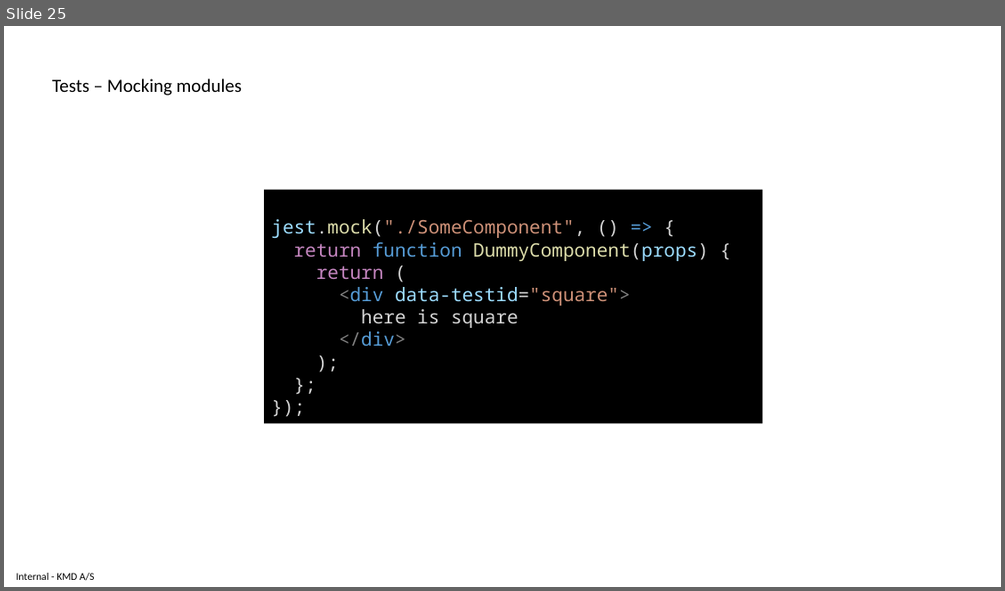
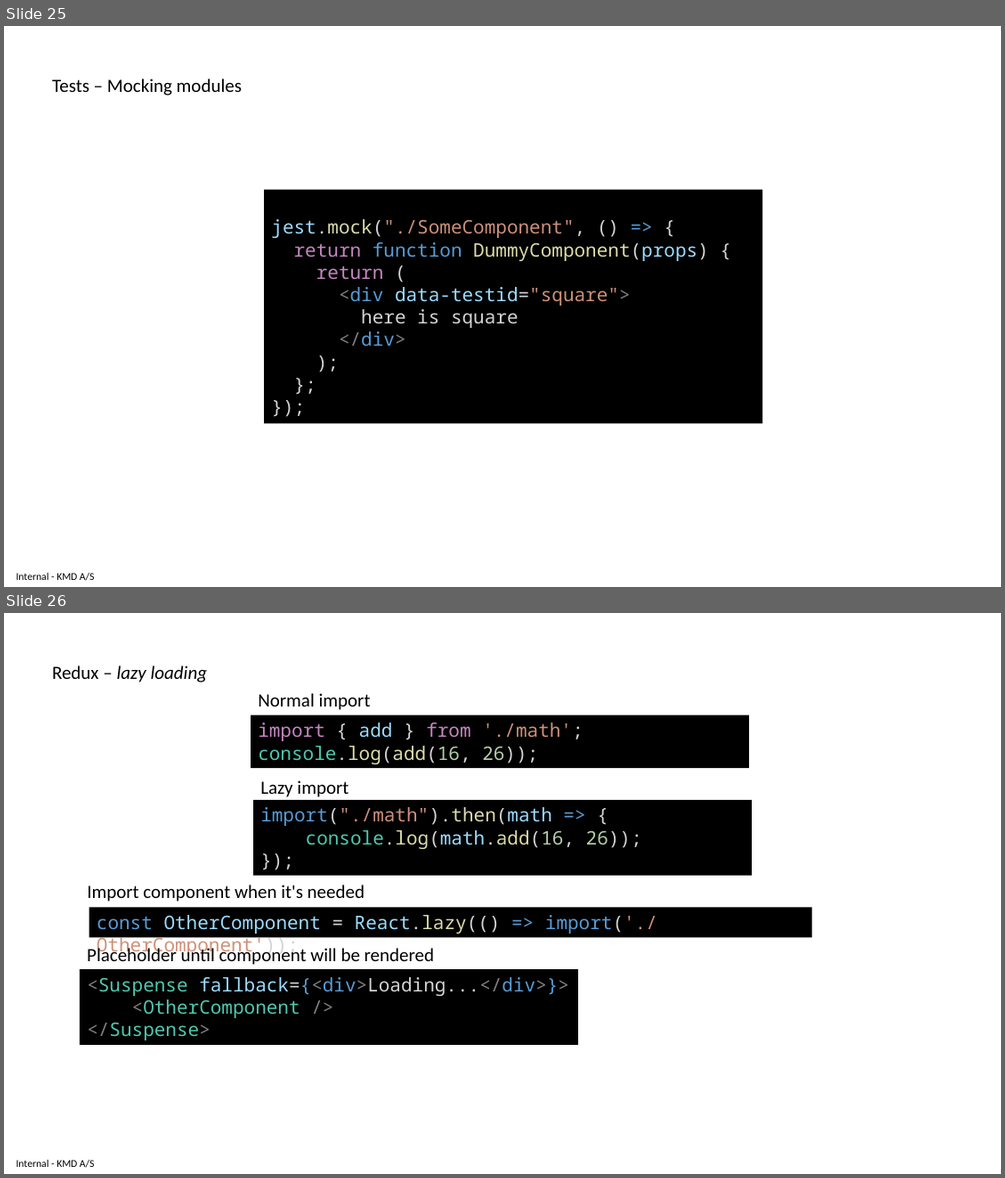
Before and after one commit to delprzemo/reactjs-starter, a slide deck: tutorial/ReactjsTraining.pptx. Shown one above the other, each under a label of ours: slide 25 before the commit, slides 25 and 26 after it. The pictures are 1005x591 and 1005x1178 pixels, drawn with LibreOffice and Linux fonts; fonts in the diff are those of the drawing. Boxes give left, top, right and bottom in pixels: in the first picture for what was removed or moved away, otherwise in the second. Text is boxed around its words. In the diff, an @@ line names an element or a change of style, - is before the commit and + after.

```diff
--- a/tutorial/ReactjsTraining.pptx
+++ b/tutorial/ReactjsTraining.pptx
@@ slide 26 added at [4,613,1001,1174], background #FFFFFF; not listed: 1 template element that a slide beside it also shows @@
@@ text added at [52,666,208,682], 18 pt, text #000000, italic @@
+Redux – lazy loading
@@ rectangle added at [251,715,750,769], fill #000000, 18 pt, text #C586C0 @@
+import { add } from './math';
+console.log(add(16, 26));
@@ text added at [258,693,371,710], 18 pt, text #000000 @@
+Normal import
@@ text added at [260,780,348,797], 18 pt, text #000000 @@
+Lazy import
@@ rectangle added at [253,800,752,876], fill #000000, 18 pt, text #D4D4D4 @@
+import("./math").then(math => {
+console.log(math.add(16, 26));
+});
@@ text added at [87,884,364,901], 18 pt, text #000000 @@
+Import component when it's needed
@@ rectangle added at [89,907,812,937], fill #000000, 18 pt, text #9CDCFE @@
+const OtherComponent = React.lazy(() => import('./OtherComponent'));
@@ text added at [87,945,434,965], 18 pt, text #000000 @@
+Placeholder until component will be rendered
@@ rectangle added at [80,969,578,1045], fill #000000, 18 pt, text #4EC9B0 @@
+<Suspense fallback={<div>Loading...</div>}>
+<OtherComponent />
+</Suspense>
```
Also in this commit, not shown: 14 other slides added, 1 other file.
